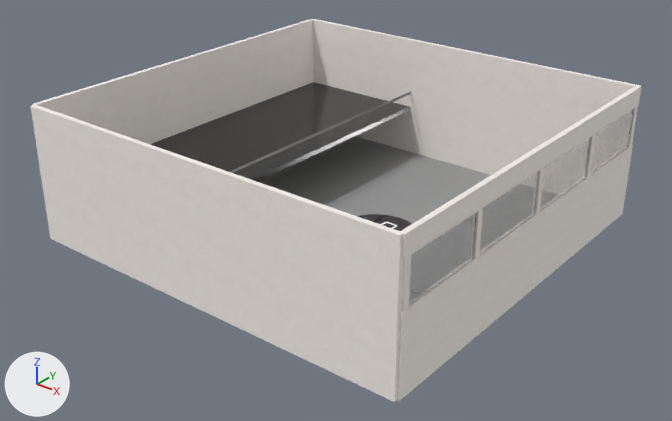
One commit to the Blender file apps/website/sources/clubhouse/clubhouse.blend: the scene before it, then after it.
Both versions are drawn from a 50 mm camera at (28.9, -40.0, 25.5) aimed at (-2.1, -1.2, 1.4). Lighting does not change. The marker at lower left points along +X, +Y and +Z. The first picture is the older version.

Objects in the first picture: 'VIS_balcony_west', 'VIS_floor', 'VIS_wall_east_glass_1', 'VIS_wall_east_glass_2', 'VIS_wall_east_glass_3', 'VIS_wall_east_glass_4', 'VIS_wall_east_lintel', 'VIS_wall_east_mullion_1', 'VIS_wall_east_mullion_2', 'VIS_wall_east_mullion_3', 'VIS_wall_east_return_north', 'VIS_wall_east_return_south', 'VIS_wall_east_sill', 'VIS_wall_north', 'VIS_wall_south', 'VIS_wall_west' and 2 more.
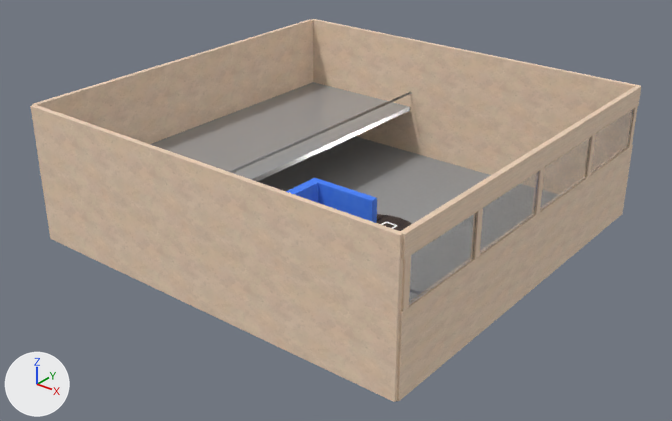
Commit message: stairwell divider wall

Location of each change, (x1, y1, x2, y2) in pixels of the pictures (672 x 421 px):
'VIS_wall_south', surface changed (grey to beige): (30, 105, 403, 402) in both
'VIS_wall_north', surface changed (grey to beige): (312, 19, 640, 175) in both
'VIS_wall_east_sill', surface changed: (397, 145, 633, 401) in both
'VIS_wall_west', surface changed: (32, 19, 313, 144) in both
'VIS_balcony_west', recoloured (lighter): (150, 82, 410, 182) in both
'VIS_wall_east_lintel', surface changed: (399, 85, 642, 260) in both
'VIS_stairs_divider', added (blue): after (311, 178, 377, 223)
'VIS_balcony_stair_wall', added (blue): after (286, 180, 319, 203)
'VIS_wall_east_return_south', surface changed: (401, 256, 411, 311) in both
'VIS_wall_east_mullion_1', surface changed: (473, 208, 483, 259) in both
'VIS_wall_east_mullion_2', surface changed: (534, 167, 545, 215) in both
'VIS_wall_east_mullion_3', surface changed: (586, 134, 596, 178) in both
'VIS_wall_east_return_north', surface changed: (628, 106, 638, 147) in both

Diff of the bpy script that builds the scene:
```diff
--- a/apps/website/sources/clubhouse/clubhouse.blend.py
+++ b/apps/website/sources/clubhouse/clubhouse.blend.py
@@ img_concrete_wall_01_color_2k_blue_png @@
+img_concrete_wall_01_color_2k_blue_png = load_image('concrete_wall_01_color_2k_BLUE.png', 'concrete_wall_01_2k/concrete_wall_01_color_2k_BLUE.png', 2048, 2048, 'sRGB')
@@ mat_concretewall @@
 n9 = _N.new('ShaderNodeMix'); n9.name = 'Mix'
 n9.data_type = 'RGBA'
+n9.blend_type = 'MULTIPLY'
 n9.inputs[0].default_value = 0.75  # 'Factor'
@@ mat_plastickybalcony @@
 mat_plastickybalcony = principled_material('PlastickyBalcony')
-mat_plastickybalcony.base_color = (0.0164, 0.0164, 0.0164)  # black #232323
+mat_plastickybalcony.base_color = (0.356, 0.356, 0.356)  # grey #a1a1a1
 mat_plastickybalcony.metallic = 0.13
@@ mat_concretewallblue @@
+mat_concretewallblue = bpy.data.materials.new('ConcreteWallBlue')
+# uses the picture img_concrete_wall_01_ambient_occlusion_2k_png
+# uses the picture img_concrete_wall_01_color_2k_blue_png
+# uses the picture img_concrete_wall_01_normal_gl_2k_png
+# uses the picture img_concrete_wall_01_roughness_2k_png
@@ me_cube_058 @@
+me_cube_058.from_pydata(...)  # 8 vertices, 6 faces; spans x 3.48..4.0, y -12.14..-10.14, z 3.11..8.08
+me_cube_058.materials.append(mat_concretewallblue)
@@ me_cube_057 @@
+me_cube_057.from_pydata(...)  # a box spanning x 3.48..7.06, y -10.17..-9.8, z -0.04..8.06
+me_cube_057.materials.append(mat_concretewallblue)
@@ ob_vis_balcony_stair_wall @@
+ob_vis_balcony_stair_wall = bpy.data.objects.new('VIS_balcony_stair_wall', me_cube_058)
+ob_vis_balcony_stair_wall.location = (0.0, 0.0, 0.0)
@@ ob_vis_stairs_divider @@
+ob_vis_stairs_divider = bpy.data.objects.new('VIS_stairs_divider', me_cube_057)
+ob_vis_stairs_divider.location = (0.0, 0.0, 0.0)
```
